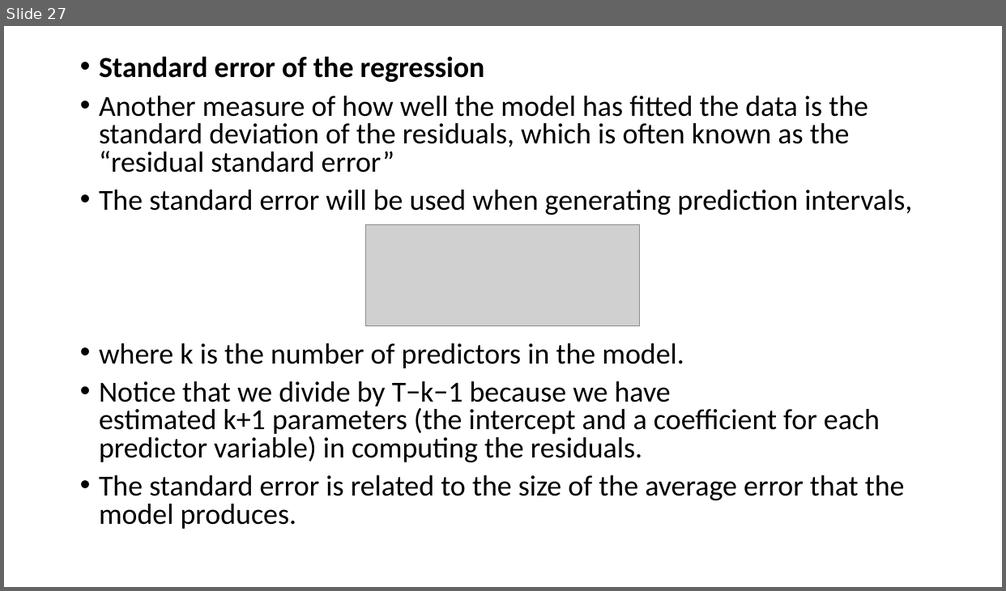
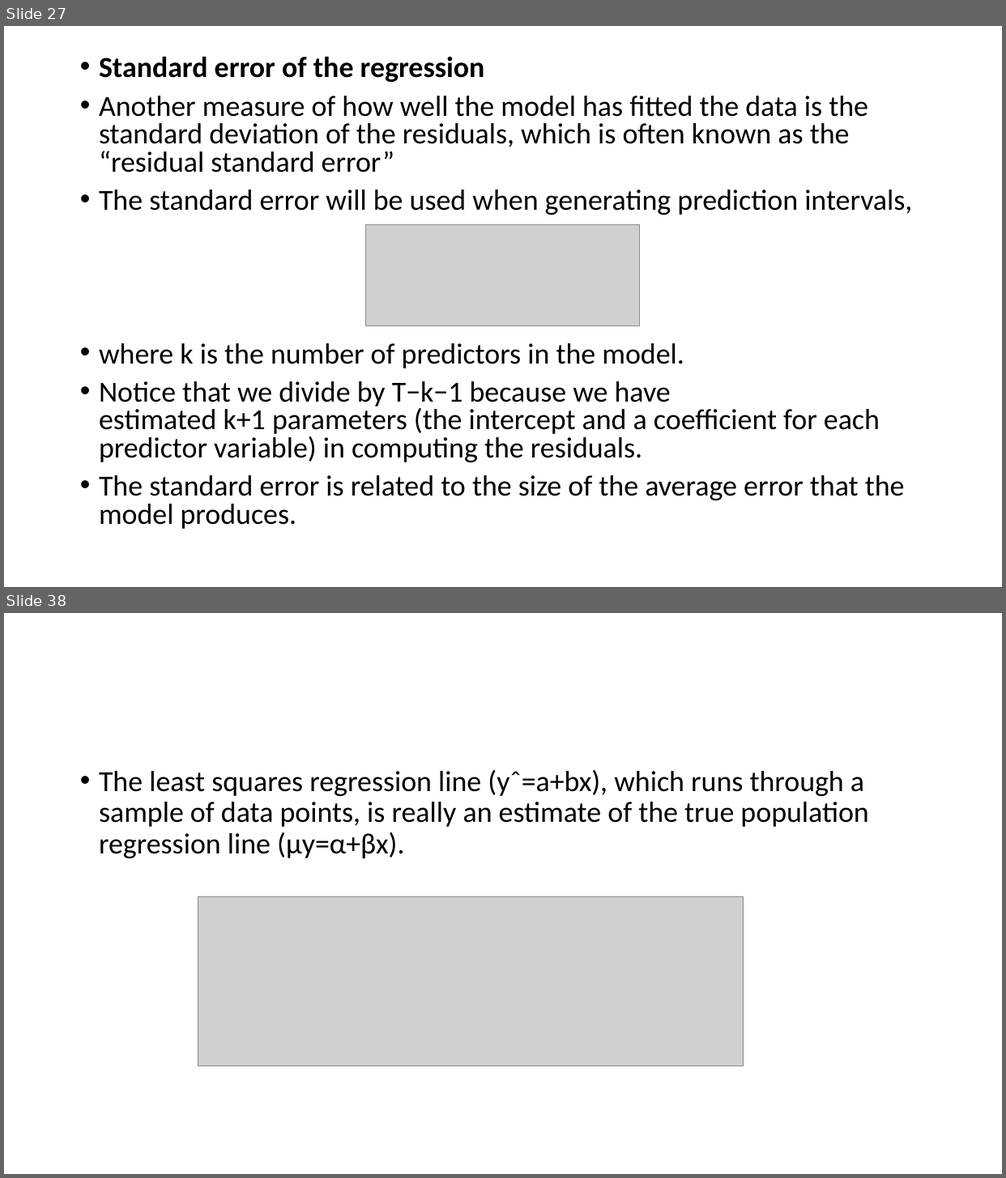
Before and after one commit to satishdkt/BTech-2024-25-Batch-Time-Series-Analysis, a slide deck: PPT/Unit 2/Unit II - REGRESSION ANALYSIS AND FORECASTING-Lecture 1.pptx. Shown one above the other, each under a label of ours: slide 27 before the commit, slides 27 and 38 after it; the slides between them are not shown. The pictures are 1006x591 and 1006x1178 pixels, drawn with LibreOffice and Linux fonts; fonts in the diff are those of the drawing; grey boxes stand for pictures. Boxes give left, top, right and bottom in pixels: in the first picture for what was removed or moved away, otherwise in the second. Text is boxed around its words. In the diff, an @@ line names an element or a change of style, - is before the commit and + after.

```diff
--- a/PPT/Unit 2/Unit II - REGRESSION ANALYSIS AND FORECASTING-Lecture 1.pptx
+++ b/PPT/Unit 2/Unit II - REGRESSION ANALYSIS AND FORECASTING-Lecture 1.pptx
@@ slide 38 added at (4, 613, 1002, 1174), background #FFFFFF @@
@@ text added at (99, 770, 868, 859), 28 pt, text #000000 @@
+• The least squares regression line (yˆ=a+bx), which runs through a sample of data points, is really an estimate of the true population regression line (μy=α+βx).
@@ picture added at (198, 897, 744, 1067) @@
```
Also in this commit, not shown: 127 other slides added, 13 other files.
